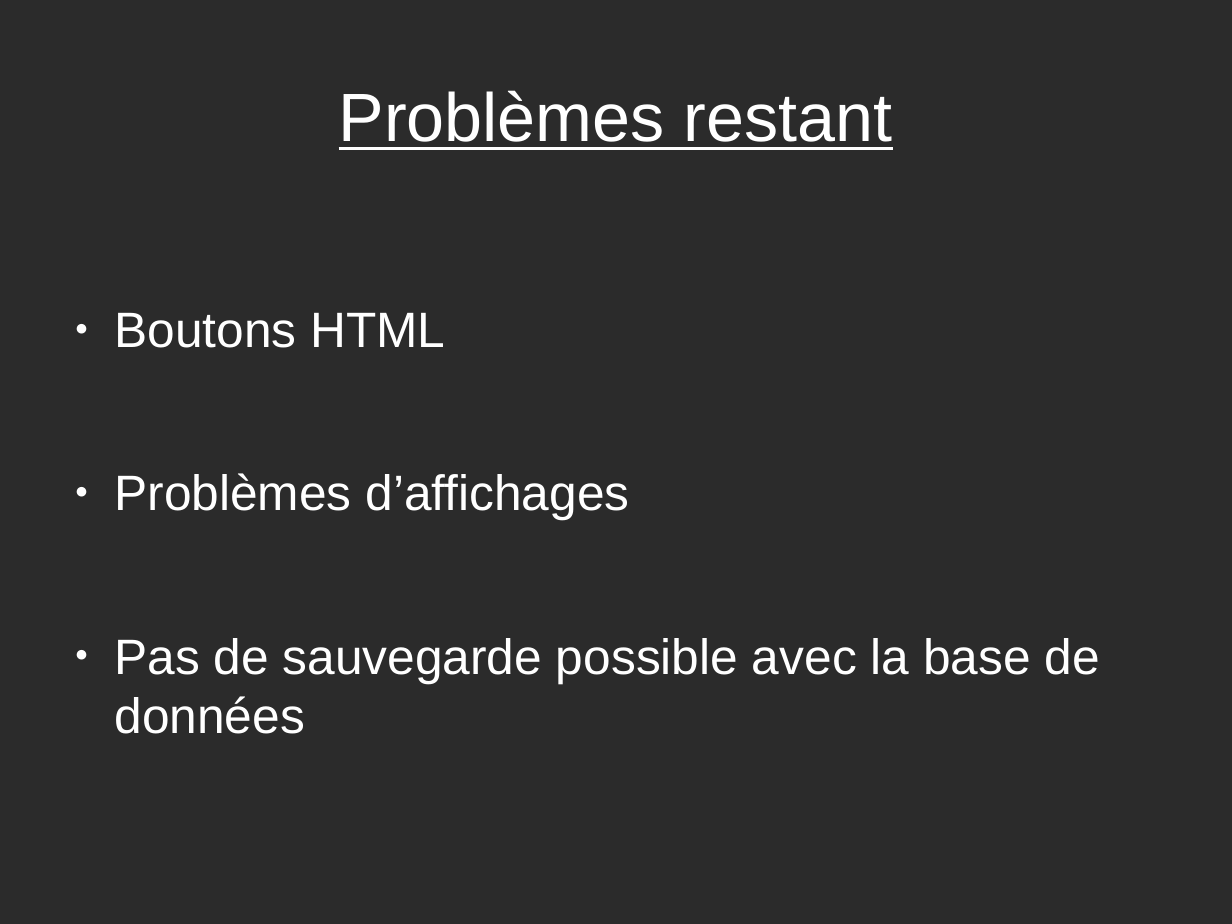
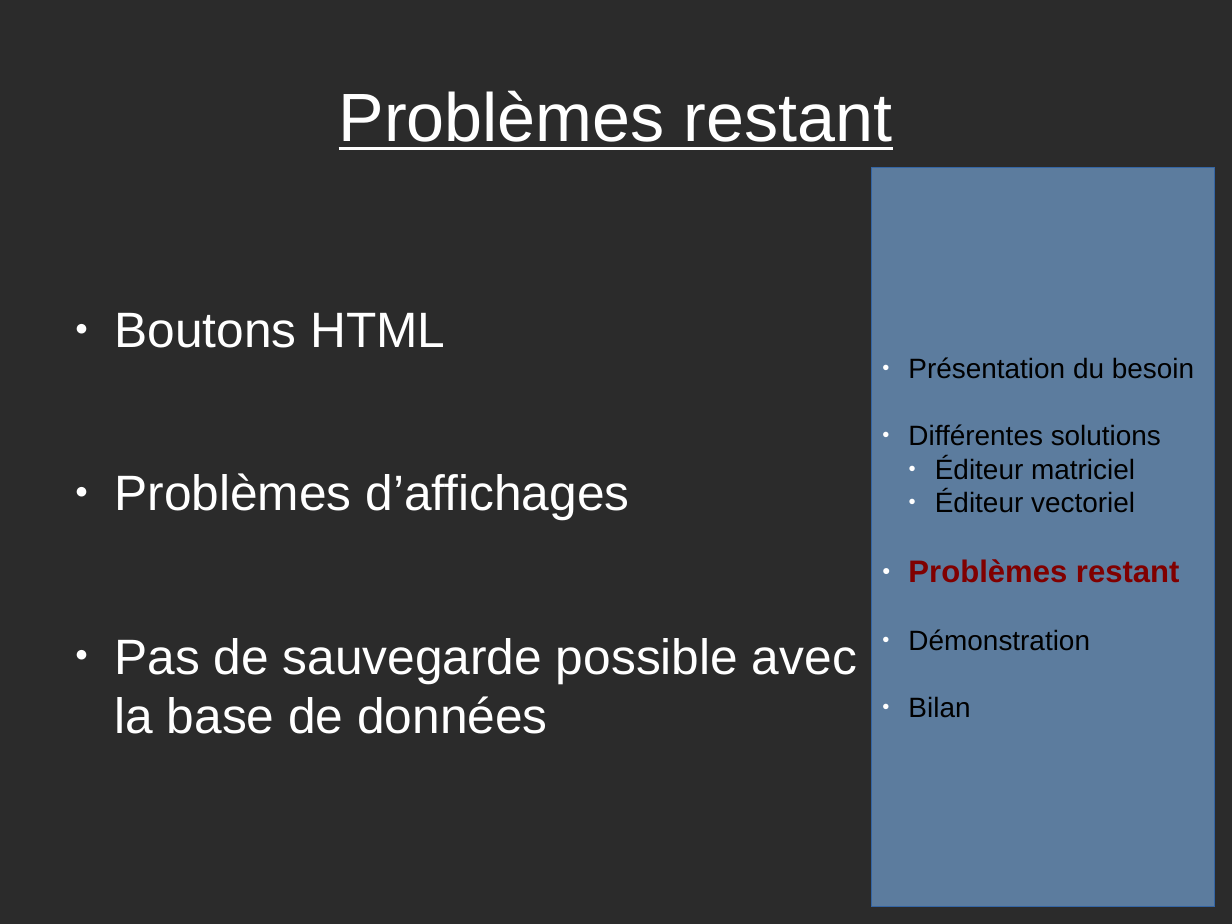
Before and after one commit to VisiteVirtuelle/-diteur-de-maison, a slide deck: slide 12 of Pour présentation/_Diapo de Projet.odp (slide 11 before the commit). Drawn at 1232x924 pixels with LibreOffice and Linux fonts; fonts in the diff are those of the drawing; background and template pictures are left out; a plain dark background stands for a picture behind light text. Boxes give left, top, right and bottom in pixels: in the first picture for what was removed or moved away, otherwise in the second. Text is boxed around its words. In the diff, an @@ line names an element or a change of style, - is before the commit and + after.

Commit message:
[IMP] Présentation

```diff
--- a/Pour présentation/_Diapo de Projet.odp
+++ b/Pour présentation/_Diapo de Projet.odp
@@ rectangle added at box(872, 168, 1215, 907), fill #729FCF at 70% opacity, outline #3465A4 0 pt, 18 pt, text #000000 @@
+● Présentation du besoin
+● Différentes solutions
+  ● Éditeur matriciel
+  ● Éditeur vectoriel
+● Problèmes restant
+● Démonstration
+● Bilan
@@ text "Boutons HTML" rewrapped from box(114, 313, 1099, 734) to box(114, 313, 857, 734) @@
```
Also in this commit, not shown: 7 other slides changed, 4 slides added, 2 slides removed, 1 other file.
